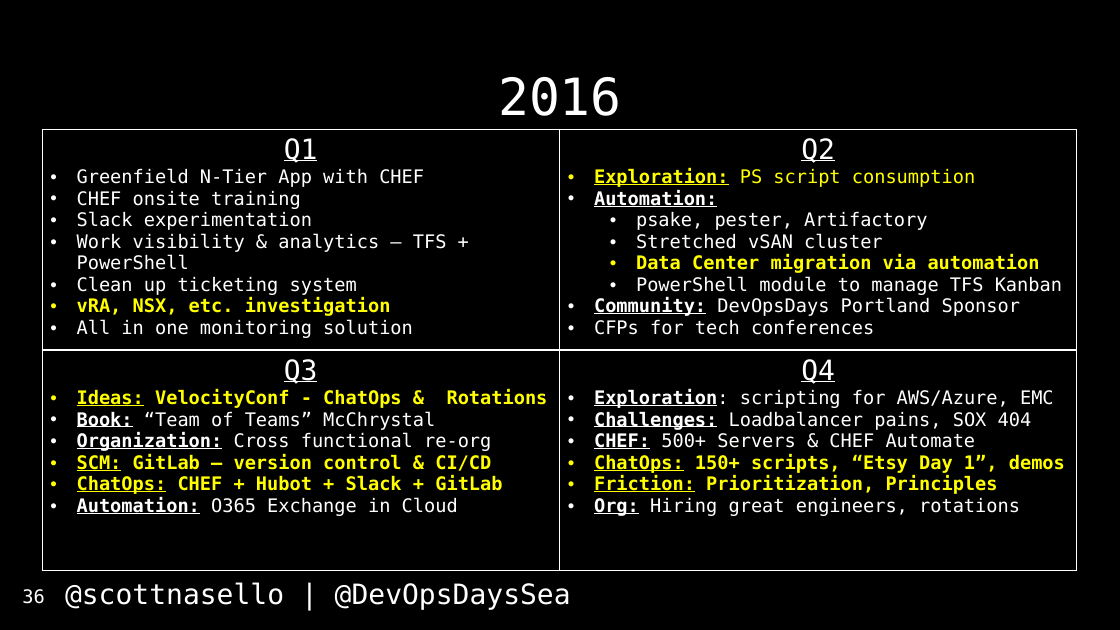
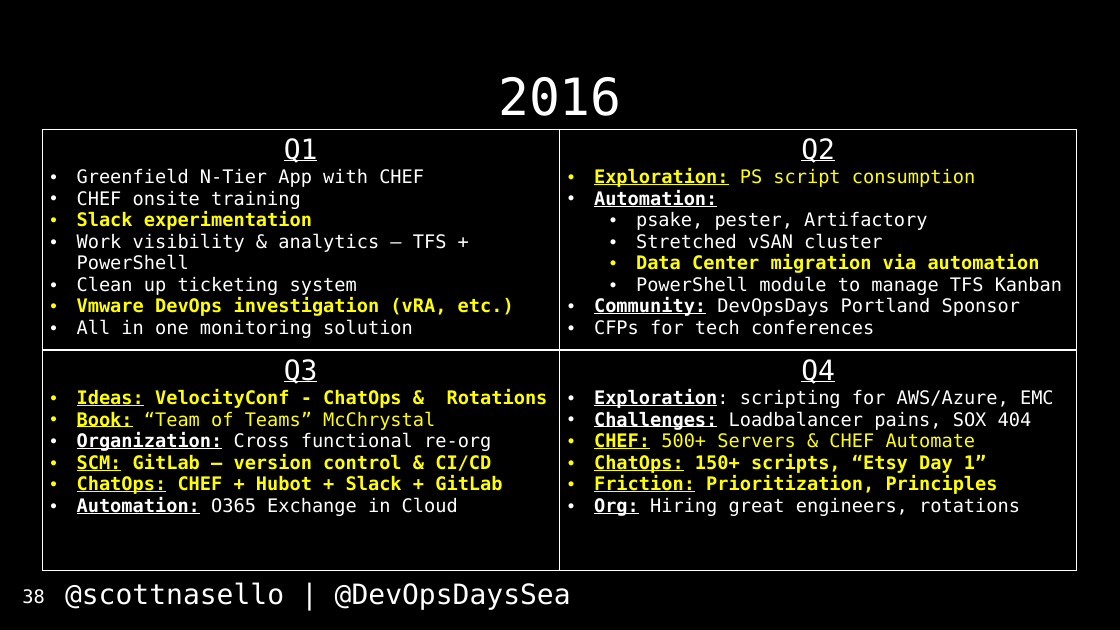
Before and after one commit to scottnasello/talks, a slide deck: slide 38 of 2017-04-26 Seattle DevOpsDays/DevOpsDays Seattle.pptx (slide 36 before the commit). Drawn at 1120x630 pixels with LibreOffice and Linux fonts; fonts in the diff are those of the drawing. Boxes give left, top, right and bottom in pixels: in the first picture for what was removed or moved away, otherwise in the second. Text is boxed around its words. In the diff, an @@ line names an element or a change of style, - is before the commit and + after.

```diff
--- a/2017-04-26 Seattle DevOpsDays/DevOpsDays Seattle.pptx
+++ b/2017-04-26 Seattle DevOpsDays/DevOpsDays Seattle.pptx
@@ table at (42, 129, 560, 350) @@
-row 1, column 1: Q1 / Greenfield N-Tier App with CHEF / CHEF onsite training / Slack experimentation / Work visibility & analytics – TFS + PowerShell / Clean up ticketing system / vRA, NSX, etc. investigation / All in one monitoring solution
+row 1, column 1: Q1 / Greenfield N-Tier App with CHEF / CHEF onsite training / Slack experimentation / Work visibility & analytics – TFS + PowerShell / Clean up ticketing system / Vmware DevOps investigation (vRA, etc.) / All in one monitoring solution
@@ table at (42, 350, 560, 571) @@
@@ text colour #FFFFFF to #FFFF00 in "Book: “Team of Teams” McChrystal" @@
@@ table at (560, 350, 1077, 571) @@
-row 1, column 1: Q4 / Exploration: scripting for AWS/Azure, EMC / Challenges: Loadbalancer pains, SOX 404 / CHEF: 500+ Servers & CHEF Automate / ChatOps: 150+ scripts, “Etsy Day 1”, demos / Friction: Prioritization, Principles / Org: Hiring great engineers, rotations
+row 1, column 1: Q4 / Exploration: scripting for AWS/Azure, EMC / Challenges: Loadbalancer pains, SOX 404 / CHEF: 500+ Servers & CHEF Automate / ChatOps: 150+ scripts, “Etsy Day 1” / Friction: Prioritization, Principles / Org: Hiring great engineers, rotations
@@ page number at (22, 589, 44, 604): text changed @@
-36
+38
```
Also in this commit, not shown: 8 other slides changed, 6 slides added, 1 slide removed, 1 other file.
